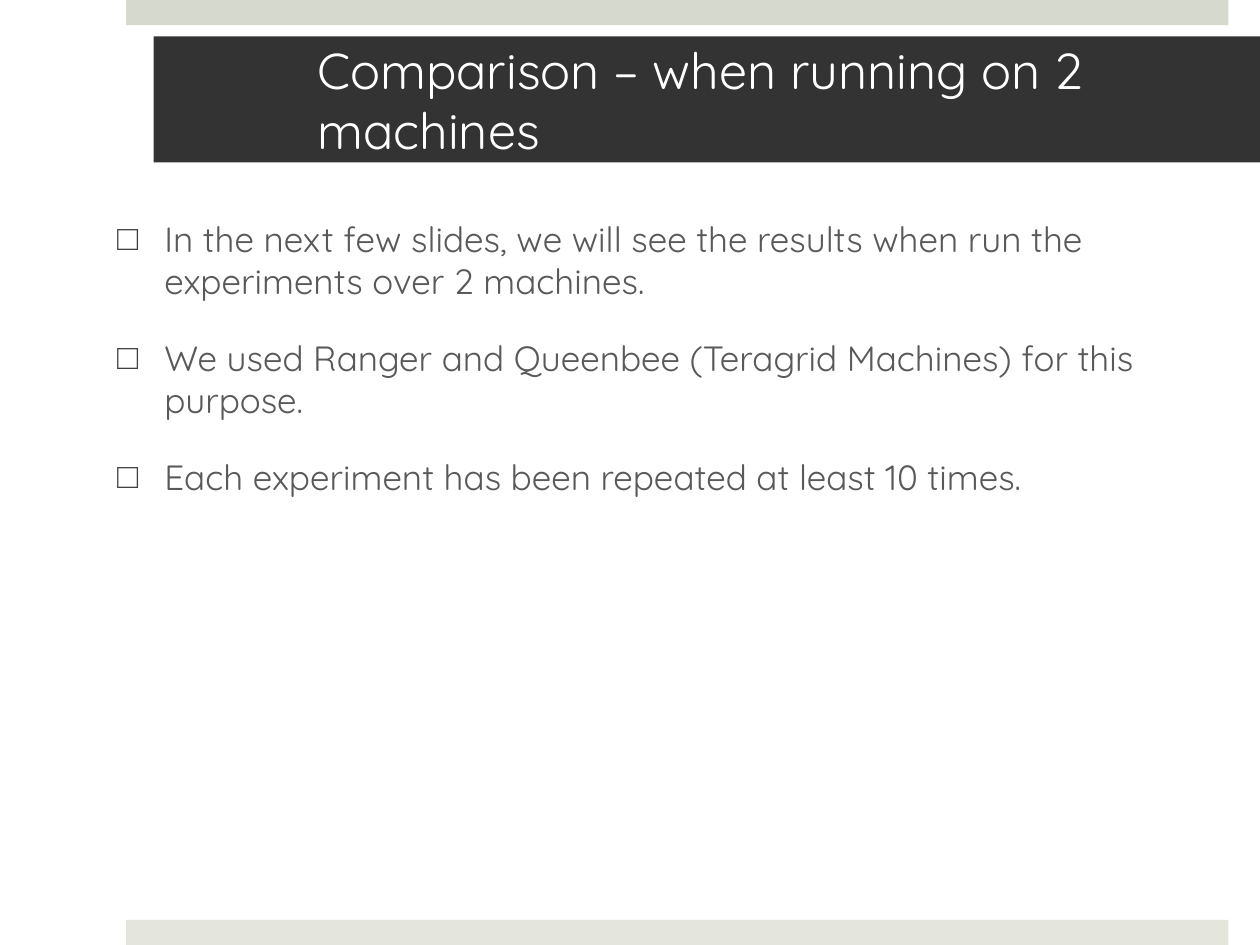
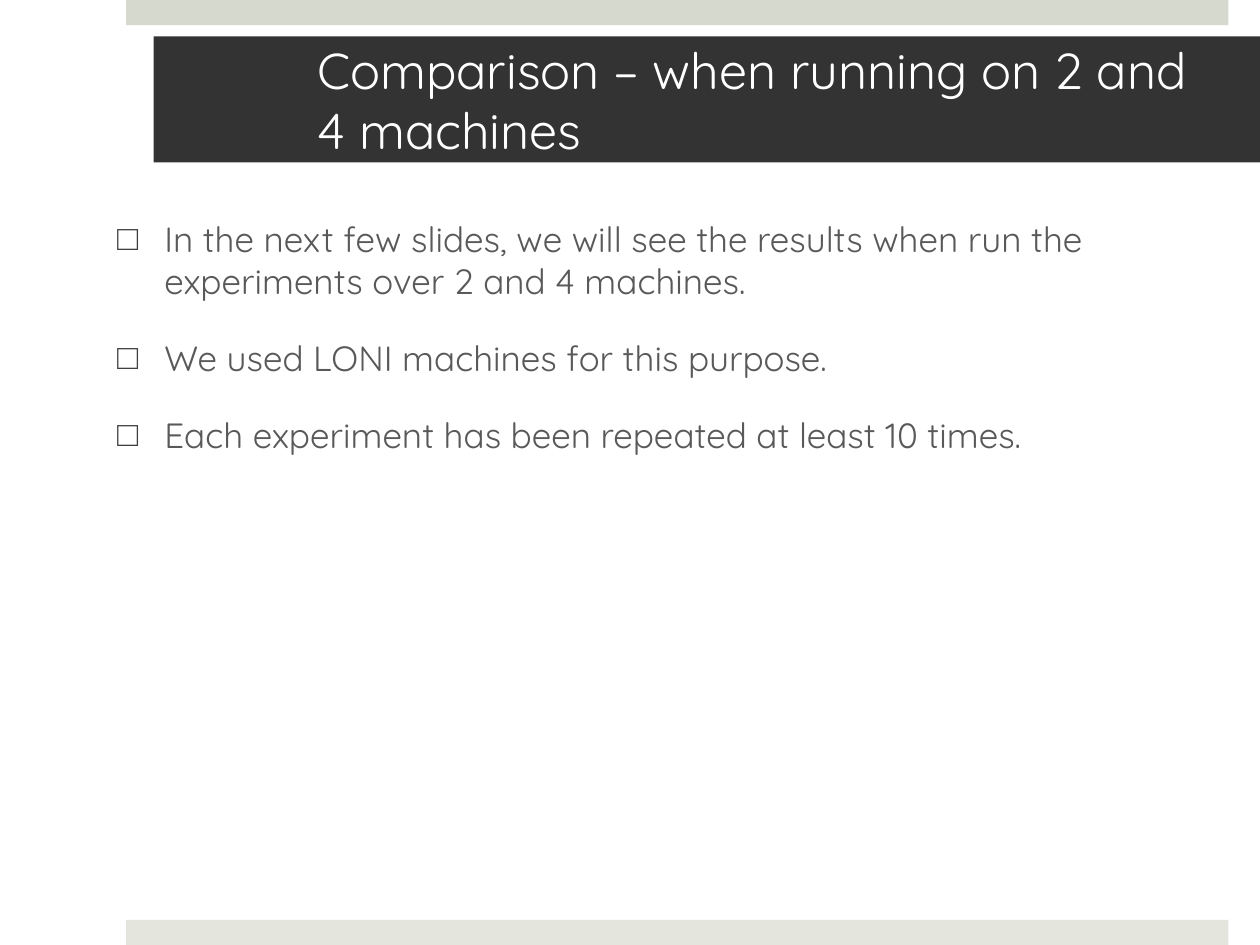
Before and after one commit to saga-project/saga-cpp-legacy-projects, a slide deck: slide 18 of papers/async-re/data/RE.pptx. Drawn at 1260x945 pixels with LibreOffice and Linux fonts; fonts in the diff are those of the drawing; background and template pictures are left out. Boxes give left, top, right and bottom in pixels: in the first picture for what was removed or moved away, otherwise in the second. Text is boxed around its words. In the diff, an @@ line names an element or a change of style, - is before the commit and + after.

```diff
--- a/papers/async-re/data/RE.pptx
+++ b/papers/async-re/data/RE.pptx
@@ title at bbox=[317, 51, 1187, 163]: text changed @@
-Comparison – when running on 2 machines
+Comparison – when running on 2 and 4 machines
@@ text at bbox=[164, 226, 1082, 378]: text changed @@
-□ In the next few slides, we will see the results when run the experiments over 2 machines.
-□ We used Ranger and Queenbee (Teragrid Machines) for this purpose.
+□ In the next few slides, we will see the results when run the experiments over 2 and 4 machines.
+□ We used LONI machines for this purpose.
```
Also in this commit, not shown: 5 other slides changed, 1 slide removed, 1 other file.
